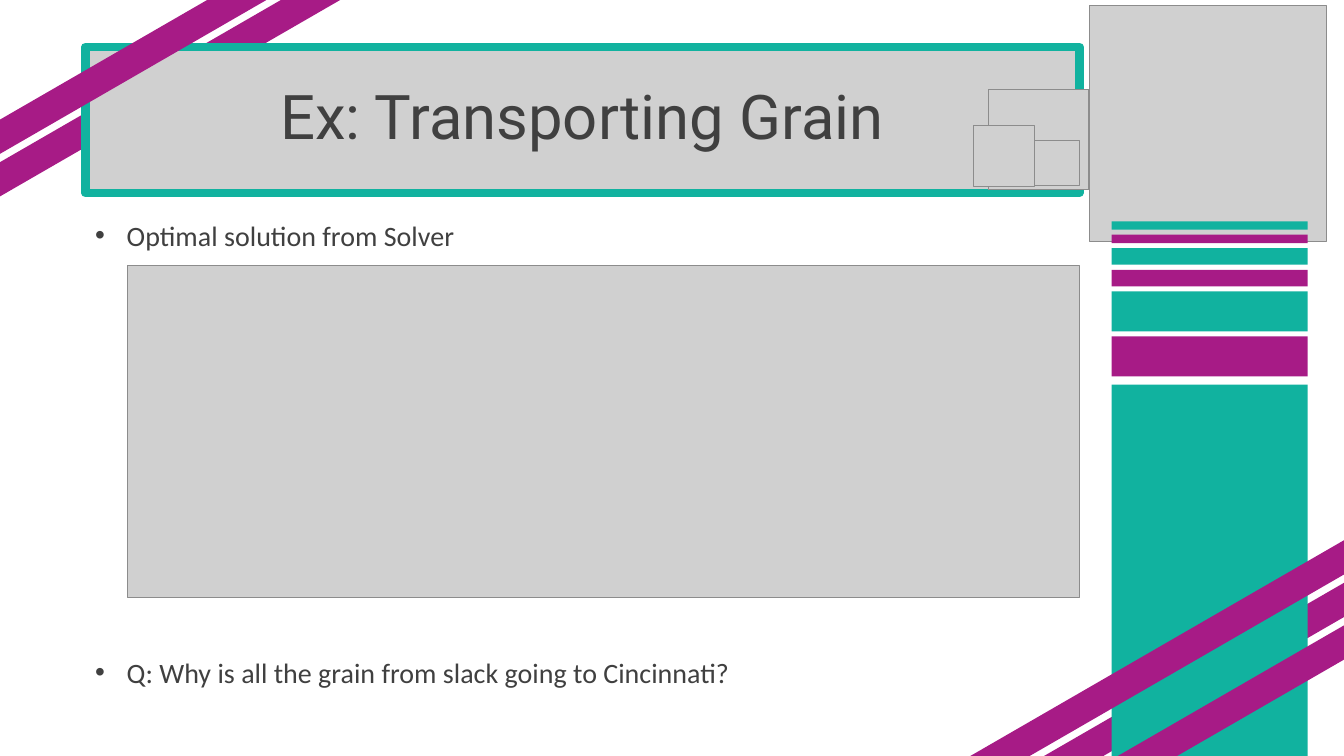
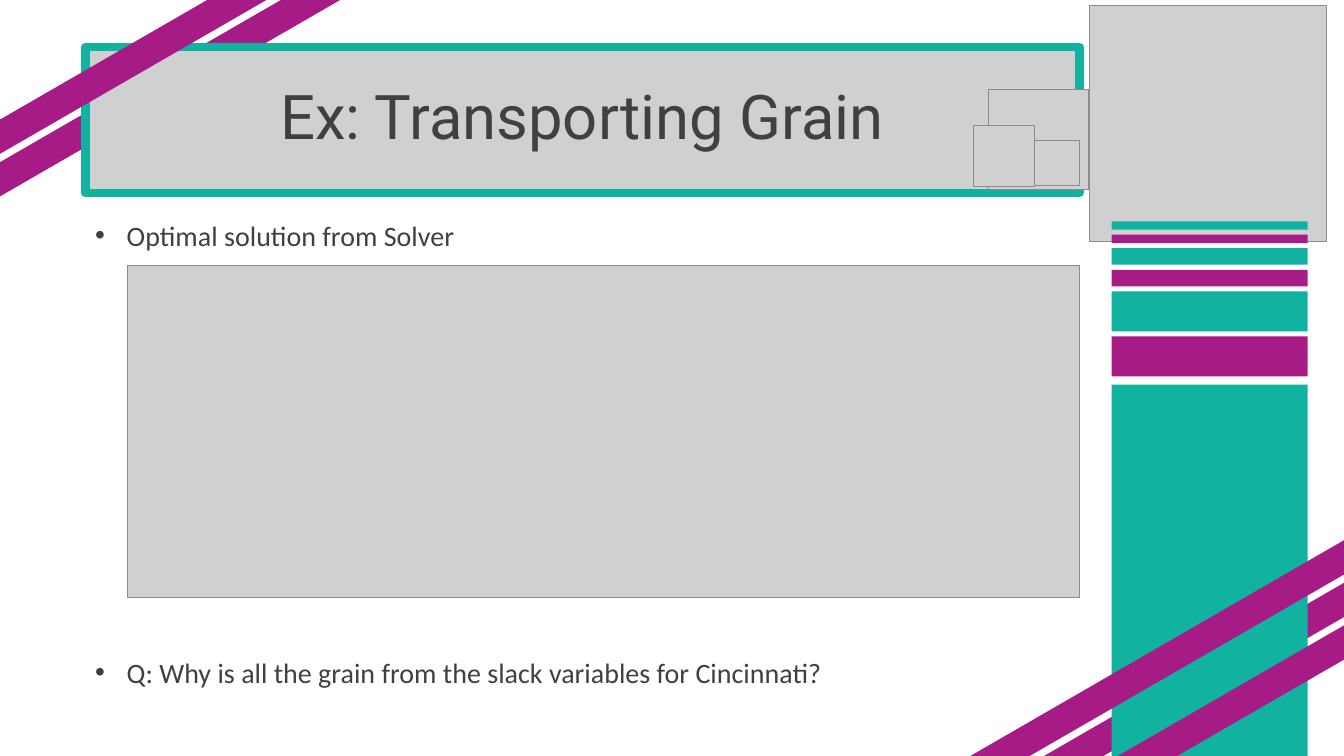
Before and after one commit to SuperMarioGiacomazzo/STOR305_WEBSITE, a slide deck: slide 17 of Lectures/Lecture 9/Lecture 9.pptx. Drawn at 1344x756 pixels with LibreOffice and Linux fonts; fonts in the diff are those of the drawing; grey boxes stand for pictures. Boxes give left, top, right and bottom in pixels: in the first picture for what was removed or moved away, otherwise in the second. Text is boxed around its words. In the diff, an @@ line names an element or a change of style, - is before the commit and + after.

```diff
--- a/Lectures/Lecture 9/Lecture 9.pptx
+++ b/Lectures/Lecture 9/Lecture 9.pptx
@@ text at [127,663,822,688]: text changed @@
-• Q: Why is all the grain from slack going to Cincinnati?
+• Q: Why is all the grain from the slack variables for Cincinnati?
```
Also in this commit, not shown: 7 other files.
